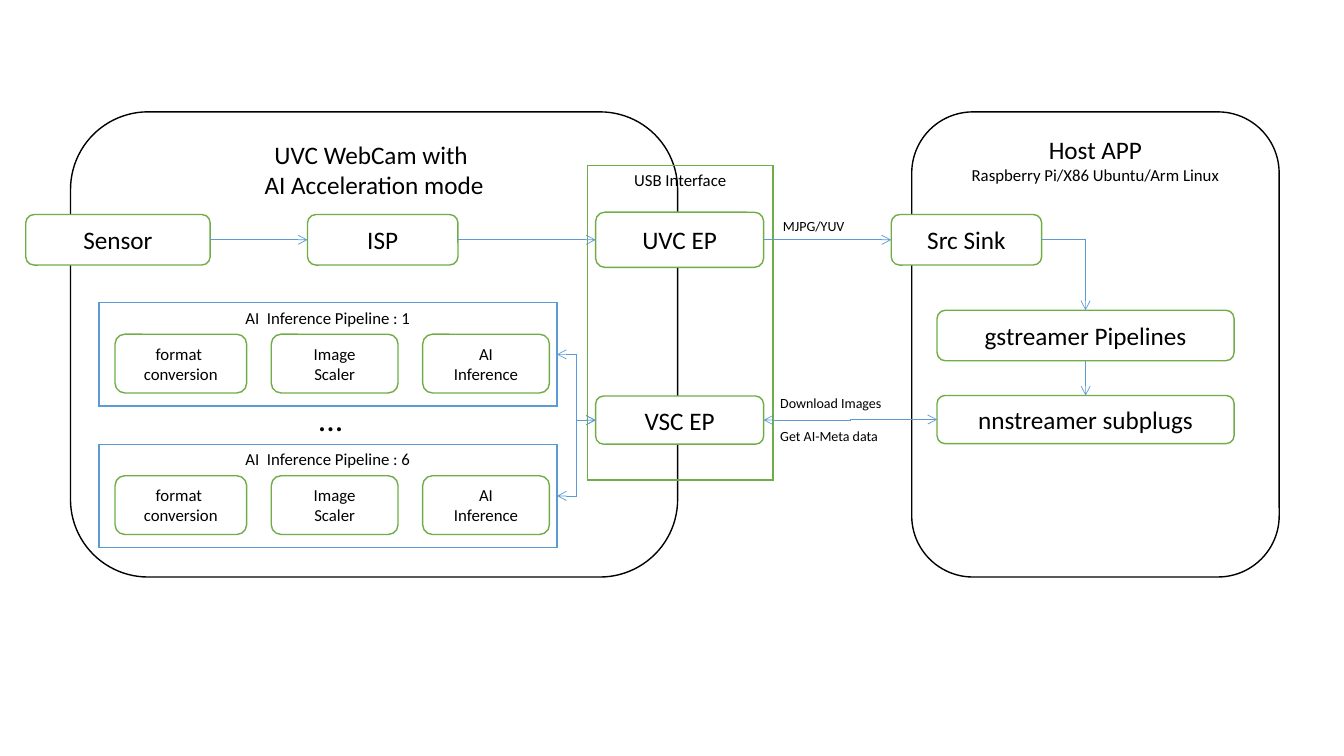
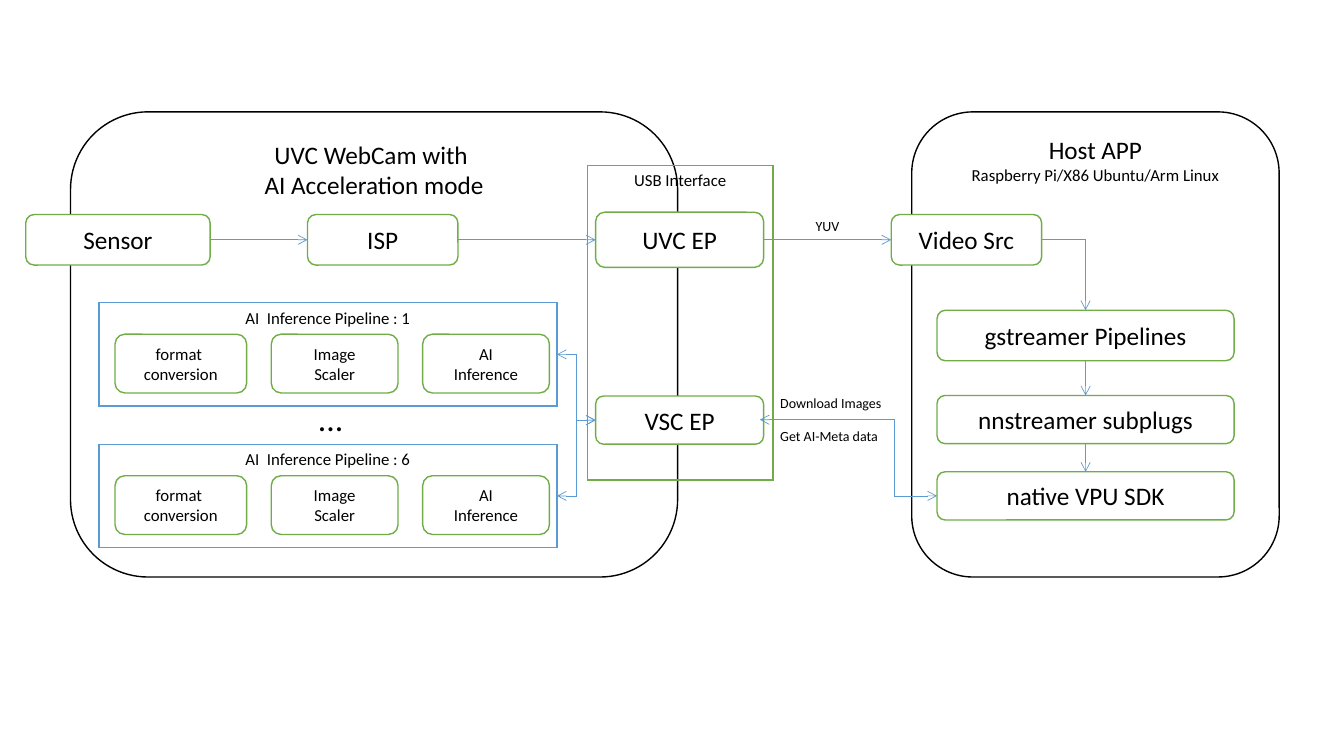
Before and after one commit to EyecloudAi/opennccframe, a slide deck: slide 1 of docs/mainres/frame.pptx. Drawn at 1344x756 pixels with LibreOffice and Linux fonts; fonts in the diff are those of the drawing. Boxes give left, top, right and bottom in pixels: in the first picture for what was removed or moved away, otherwise in the second. Text is boxed around its words. In the diff, an @@ line names an element or a change of style, - is before the commit and + after.

```diff
--- a/docs/mainres/frame.pptx
+++ b/docs/mainres/frame.pptx
@@ text at (x1=816, y1=222, x2=840, y2=231): text changed @@
-MJPG/YUV
+YUV
@@ text in rounded rectangle at (x1=919, y1=231, x2=1014, y2=249): text changed @@
-Src Sink
+Video Src
@@ elbow double arrow moved from (764, 420) - (938, 419) to (760, 419) - (938, 496) @@
@@ arrow added from (1086, 444) to (1086, 472), #5B9BD5 0.5 pt @@
@@ rounded rectangle added at (x1=938, y1=472, x2=1235, y2=520), fill #FFFFFF, outline #70AD47 1 pt, 18 pt, text #000000 @@
+native VPU SDK
```
Also in this commit, not shown: 3 other slides changed, 6 other files.
